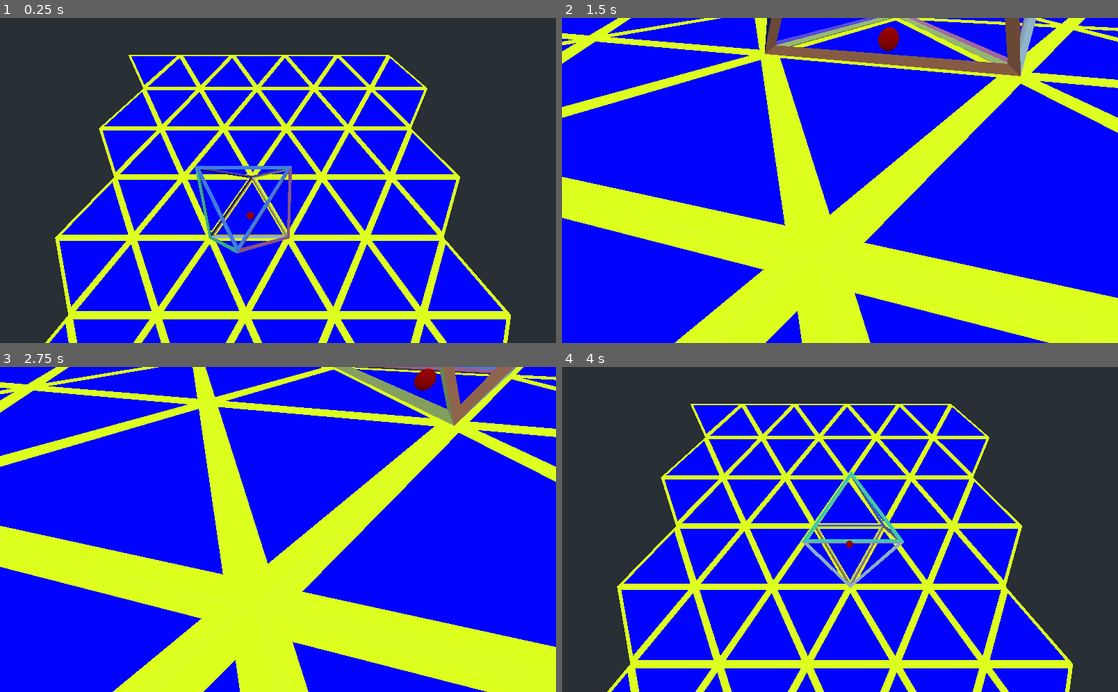
Above: before the commit, frames 1-4 (two rows, left to right).
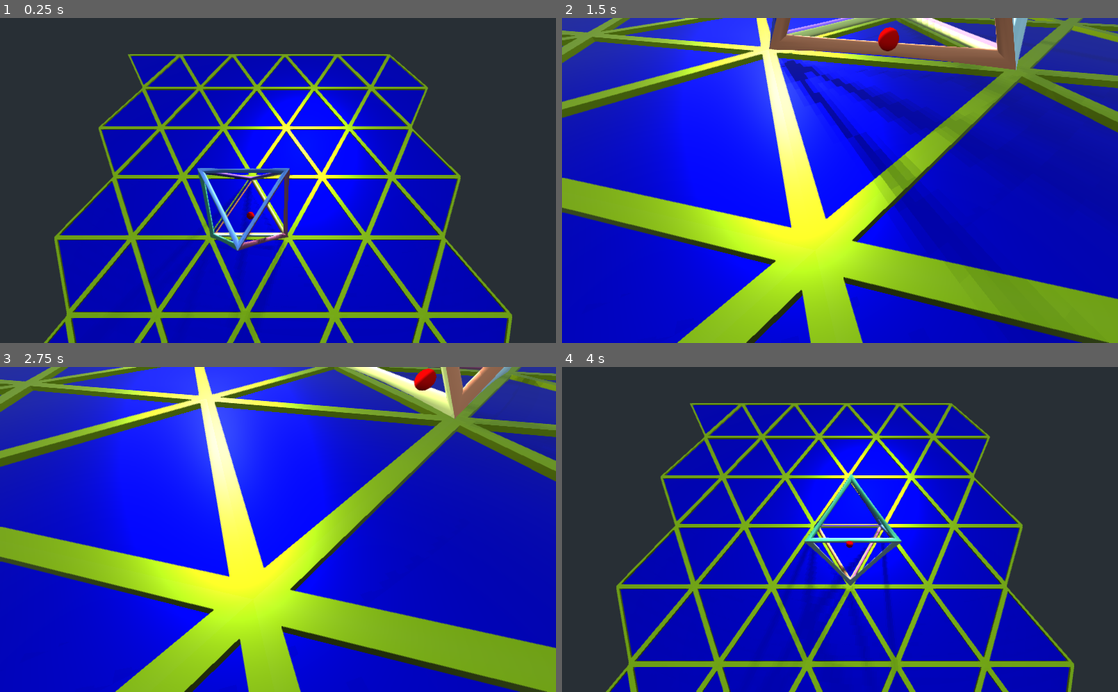
Above: after the commit, the same moments.

Repository: dzil123/ico
Game: Godot game, scene res://Spatial.tscn
The game is run twice, just before and just after one commit, with the same random seed, the same clock (stepped at 60 frames per second) and the same inputs.
Inputs:
- Up to frame 1 (0.25 s): no input
- Up to frame 2 (1.5 s): tap Enter at 0.5 s; hold D (move_right) 0.53-1.28 s; hold Space (action) 0.53-1.28 s; tap R at 0.8, 1.35 s; hold S (move_down) from 1.28 s (still down)
- Up to frame 3 (2.75 s): tap T at 1.55, 2.1 s; tap Enter at 2 s; release S (move_down) at 2.03 s; hold D (move_right) from 2.03 s (still down); tap F at 2.3 s
- Up to frame 4 (4 s): tap Space (action) at 2.75 s; release D (move_right) at 2.78 s; hold W (move_up) 2.78-3.53 s; tap F at 2.85 s; tap G at 3.05, 3.6 s; tap Enter at 3.5 s; hold A (move_left) from 3.53 s (still down); tap V at 3.8 s

The runs differ from the first frame. In frame 1, 52% of the frame differs, in the area x 7-93%, y 11-100%; in frame 2, 86%, in the area x 0-100%, y 0-100%; in frame 3, 85%; in frame 4, 53%.

Commit message:
3d materials and stuff

Diff:
--- a/ico/Spatial.tscn
+++ b/ico/Spatial.tscn
@@ -1,10 +1,18 @@
-[gd_scene load_steps=8 format=2]
+[gd_scene load_steps=10 format=2]
 
 [ext_resource path="res://assets/grid.tscn" type="PackedScene" id=2]
 [ext_resource path="res://scripts/Main.gd" type="Script" id=3]
 [ext_resource path="res://assets/octa.glb" type="PackedScene" id=6]
 [ext_resource path="res://scripts/Animator.gd" type="Script" id=7]
 [ext_resource path="res://shape_configs/octahedron.tres" type="Resource" id=8]
+
+[sub_resource type="ProceduralSky" id=5]
+
+[sub_resource type="Environment" id=6]
+background_mode = 2
+background_sky = SubResource( 5 )
+ambient_light_color = Color( 0.545098, 0.776471, 1, 1 )
+ambient_light_energy = 0.47
 
 [sub_resource type="SphereMesh" id=3]
 
@@ -16,15 +24,16 @@
 script = ExtResource( 3 )
 
 [node name="grid2" parent="." instance=ExtResource( 2 )]
-transform = Transform( 1, 0, 0, 0, 1, 0, 0, 0, 1, 0, -0.015, 0 )
+transform = Transform( 1, 0, 0, 0, 1, 0, 0, 0, 1, 0, 0.002, 0 )
 
 [node name="Camera" type="Camera" parent="."]
 transform = Transform( 1, 0, 0, 0, 0.422191, 0.906507, 0, -0.906507, 0.422191, 2.368, 3.00415, -2.003 )
 visible = false
+environment = SubResource( 6 )
 current = true
 
 [node name="Camera2" type="Camera" parent="."]
-transform = Transform( 0.692697, 0.515175, -0.504743, 0, 0.699838, 0.714302, 0.721229, -0.494795, 0.484776, 1.40222, 0.329811, -2.45173 )
+transform = Transform( 0.692697, 0.515175, -0.504743, 0, 0.699838, 0.714302, 0.721229, -0.494795, 0.484775, 1.40222, 0.329811, -2.45173 )
 visible = false
 
 [node name="Indicator" type="MeshInstance" parent="."]
@@ -39,4 +48,11 @@
 duration = 0.3
 
 [node name="octa" parent="." instance=ExtResource( 6 )]
-transform = Transform( 1, 0, 0, 0, 1, 0, 0, 0, 1, 1.98869, -5.96046e-08, -2.97234 )
+transform = Transform( 0.707103, -3.36766e-06, 0.70711, 0.577353, 0.577353, -0.577345, -0.40825, 0.816495, 0.40825, 2, 0.408, -2.887 )
+
+[node name="OmniLight" type="OmniLight" parent="."]
+transform = Transform( 1, 0, 0, 0, 1, 0, 0, 0, 1, 2.9391, 1.42538, -4.93046 )
+light_energy = 1.471
+shadow_enabled = true
+omni_range = 4096.0
+omni_attenuation = 0.432375
--- a/ico/assets/grid.tscn
+++ b/ico/assets/grid.tscn
@@ -1,12 +1,5 @@
-[gd_scene load_steps=3 format=2]
+[gd_scene load_steps=2 format=2]
 
 [ext_resource path="res://assets/grid.glb" type="PackedScene" id=1]
 
-[sub_resource type="SpatialMaterial" id=1]
-flags_unshaded = true
-vertex_color_use_as_albedo = true
-
 [node name="grid" instance=ExtResource( 1 )]
-
-[node name="Circle" parent="." index="0"]
-material_override = SubResource( 1 )
--- a/ico/project.godot
+++ b/ico/project.godot
@@ -19,7 +19,7 @@
 "language": "GDScript",
 "path": "res://scripts/ShapeConfig.gd"
 }, {
-"base": "Reference",
+"base": "Object",
 "class": "Tri",
 "language": "GDScript",
 "path": "res://scripts/Tri.gd"
@@ -81,4 +81,5 @@
 [rendering]
 
 quality/driver/driver_name="GLES2"
+quality/filters/use_fxaa=true
 environment/default_environment="res://default_env.tres"
--- a/ico/scripts/Animator.gd
+++ b/ico/scripts/Animator.gd
@@ -61,11 +61,11 @@
 	return Transform(basis, translation)
 
 
-func start(ani: Ani):
+func start(new_ani: Ani):
 	print("ani start")
 	if is_moving:
 		cancel()
-	self.ani = ani
+	ani = new_ani
 	is_moving = true
 
 
--- a/ico/scripts/Main.gd
+++ b/ico/scripts/Main.gd
@@ -63,7 +63,7 @@
 	do_update()
 
 
-func move2(delta: Vector3):
+func move2(_delta: Vector3):
 	pass
 
 
@@ -77,6 +77,8 @@
 
 	if event.is_action_pressed("action"):
 		$Camera2.current = not $Camera2.current
+		print("pos ", octa.translation)
+		print("rot ", octa.transform.basis.get_euler() * 180.0 / PI)
 
 	if event.is_action_pressed("move_left"):
 		if Tri.points_up(tri_pos):
Binary file changed: ico/assets/grid.glb
Binary file changed: ico/assets/octa.glb
Not shown, changed: hex3.blend
Not shown, changed: octa.blend
